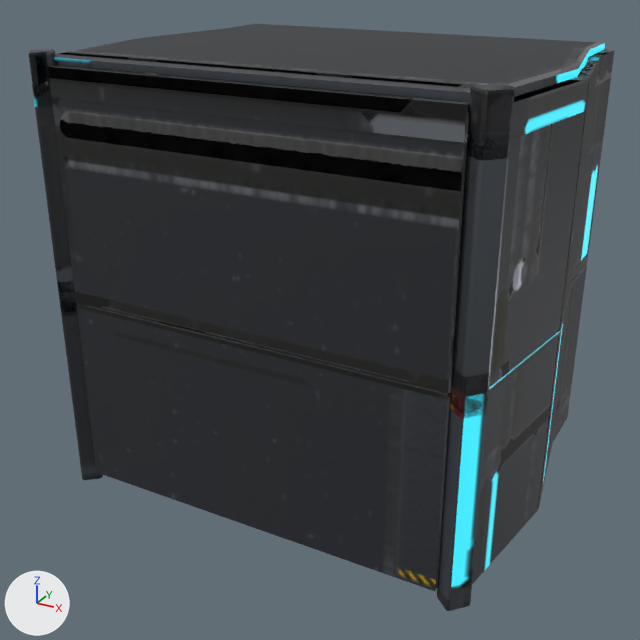
The glTF model assets/models/cockpit_panorama/cockpit_panorama.gltf as it was, and as the next commit left it.
Both versions are drawn from a camera (50 mm lens) standing at (1.84, -3.58, 2.42) and looking at (-0.02, -0.19, 0.73). Arrows for +X, +Y and +Z are at lower left; the lights stay in place. The older version comes first. Where no turn or scale is listed for an object, it has been applied to the vertices. Vertices at exactly the same position are counted once.

Objects in the first picture: 'INNER_lower_1_cabin', 'INNER_upper_1_cabin', 'pod_cabin' and 1 more.
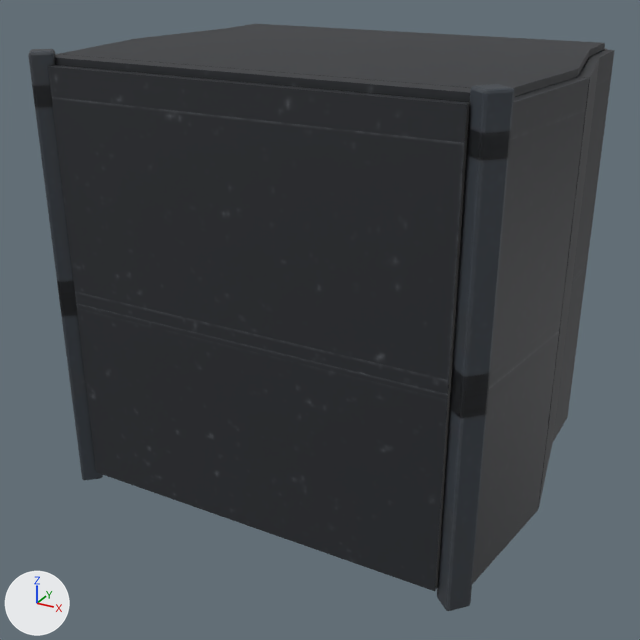
Pixel boxes [x1, y1, x2, y2] of what changed, in the pictures (640 x 640 px):
part 1 of me_inner_upper_1_cabin, surface changed
    both: [48, 54, 471, 395]
part 2 of me_pod_cabin, surface changed
    both: [28, 42, 614, 611]

The change, as a list of edits to the scene's bpy script:
```text
Change me_inner_upper_1_cabin:
    used by ob_inner_upper_1_cabin; location = (0.0, -0.93, 2.0)
    remove me_inner_upper_1_cabin.from_pydata(...)  # 488 vertices, 982 faces; spans x -0.96..0.96, y 0.04..0.32, z -1.11..-0.05
    add me_inner_upper_1_cabin.from_pydata(...)  # 4706 vertices, 9118 faces; spans x -0.96..0.96, y 0.04..0.44, z -1.11..-0.05
    me_inner_upper_1_cabin part 1: 658 kept faces spanning x -0.96..0.96, y 0.04..0.17, z -1.11..-0.05 get new texture (UV) coordinates
    edits to the shape of me_inner_upper_1_cabin do not show in these pictures
Change me_pod_cabin:
    where me_pod_cabin.from_pydata(...)  # 7300 vertices, 14298 faces; spans x -1.09..1.09, y -0.92..0.79, z -0.06..1.97
    used by ob_pod_cabin; location = (0.0, 0.0, 0.0)
    me_pod_cabin part 2: texture (UV) coordinates of 14286 of 14298 faces, centred in x -1.08..1.08, y -0.92..0.79, z -0.06..1.97, changed; they spanned u 0.0..1.0, v 0.0..1.0 and now span u 0.0..0.99, v 0.0..1.0
```
